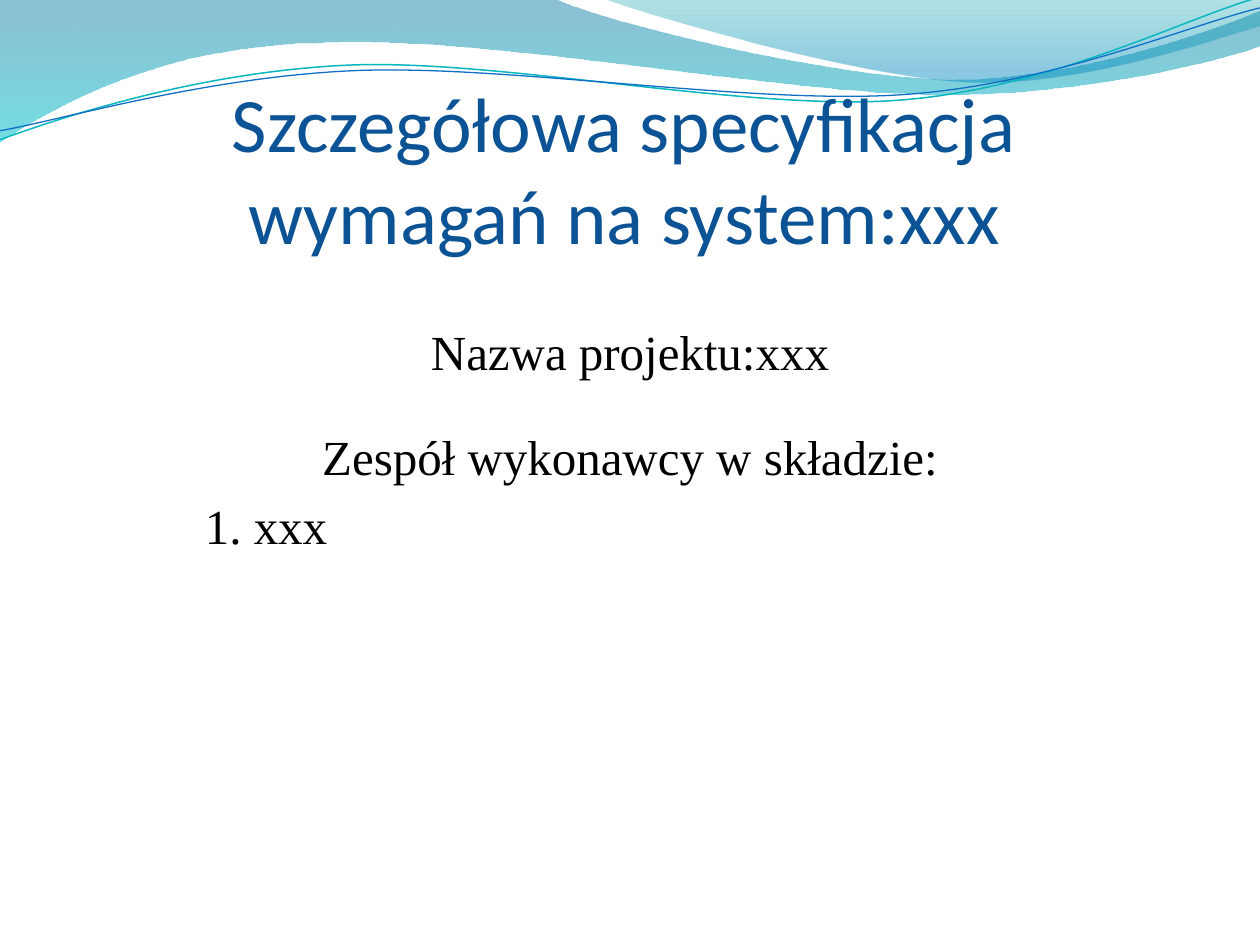
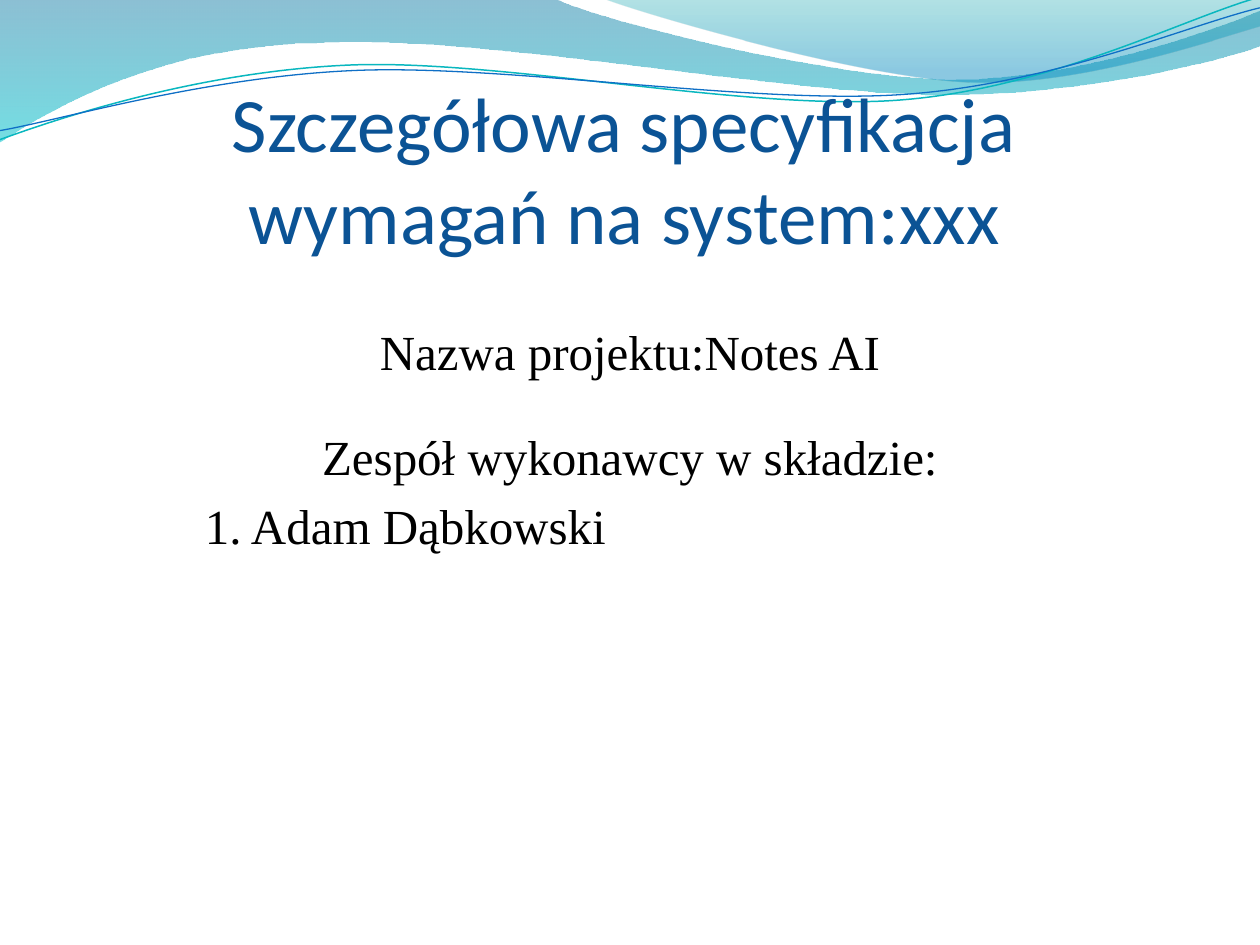
Before and after one commit to Manomenu/okno-mpsi-2026, a slide deck: slide 9 of Przeglad_koncowy_notes_ai.pptx. Drawn at 1260x945 pixels with LibreOffice and Linux fonts; fonts in the diff are those of the drawing; background and template pictures are left out. Boxes give left, top, right and bottom in pixels: in the first picture for what was removed or moved away, otherwise in the second. Text is boxed around its words. In the diff, an @@ line names an element or a change of style, - is before the commit and + after.

```diff
--- a/Przeglad_koncowy_notes_ai.pptx
+++ b/Przeglad_koncowy_notes_ai.pptx
@@ freeform shape at [0,0,1260,147]: outline redrawn @@
@@ text at [380,336,880,379]: text changed @@
-Nazwa projektu:xxx
+Nazwa projektu:Notes AI
@@ text at [205,510,606,554]: text changed @@
-1. xxx
+1. Adam Dąbkowski
```
Also in this commit, not shown: 61 other slides changed, 1 slide added, 1 slide removed, 1 other file.
